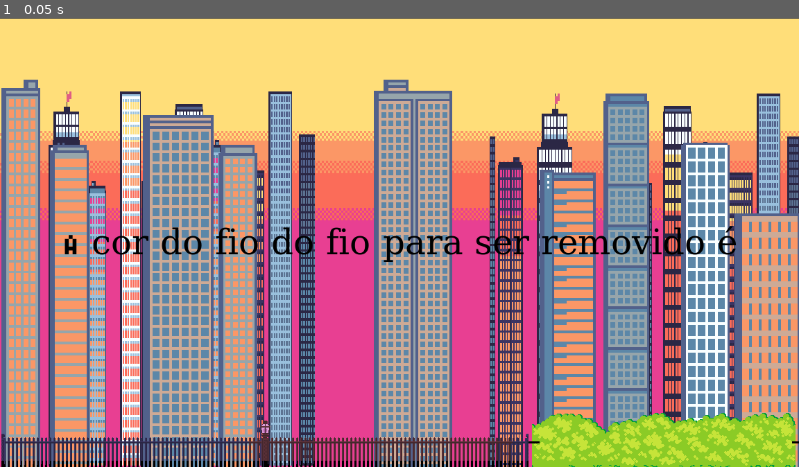
Above: before the commit, frame 1.
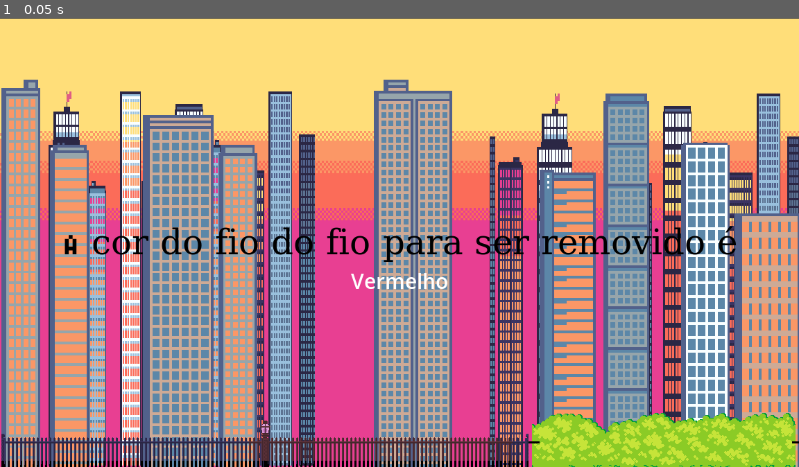
Above: after the commit, the same moment.

Repository: Gpontes15/BombSquad
Game: Godot game, scene res://cena_disarm.tscn
The game is run twice, just before and just after one commit, with the same random seed, the same clock (stepped at 60 frames per second) and the same inputs. This scene is started directly instead of the project's main scene.
Inputs:
- Up to frame 1 (0.05 s): no input

The runs differ from the first frame. In frame 1, 0.2% of the frame differs, in the area x 43-57%, y 56-61%.
Error before the commit: Invalid assignment of property or key 'text' with value of type 'String' on a base object of type 'null instance'. (res://cena_disarm.gd:8)

Commit message:
cor_aleatoria

Diff:
--- a/cena_disarm.gd
+++ b/cena_disarm.gd
@@ -1,8 +1,9 @@
 extends CanvasLayer
 
+@onready var cor = $MarginContainer/CenterContainer/Rows/Title/Cor
 
 # Called when the node enters the scene tree for the first time.
 func _ready():
-	var colors = ["Azul", "Preto"]
+	var colors = ["Azul", "Vermelho"]
 	var cor_aleatoria = colors[randi() % colors.size()]
-	$Cor.text = "Cor: " + cor_aleatoria
+	cor.text = cor_aleatoria
--- a/cena_disarm.tscn
+++ b/cena_disarm.tscn
@@ -82,3 +82,6 @@
 offset_bottom = 48.0
 grow_horizontal = 2
 grow_vertical = 0
+theme_override_colors/font_color = Color(1, 1, 1, 1)
+theme_override_font_sizes/font_size = 30
+horizontal_alignment = 1
